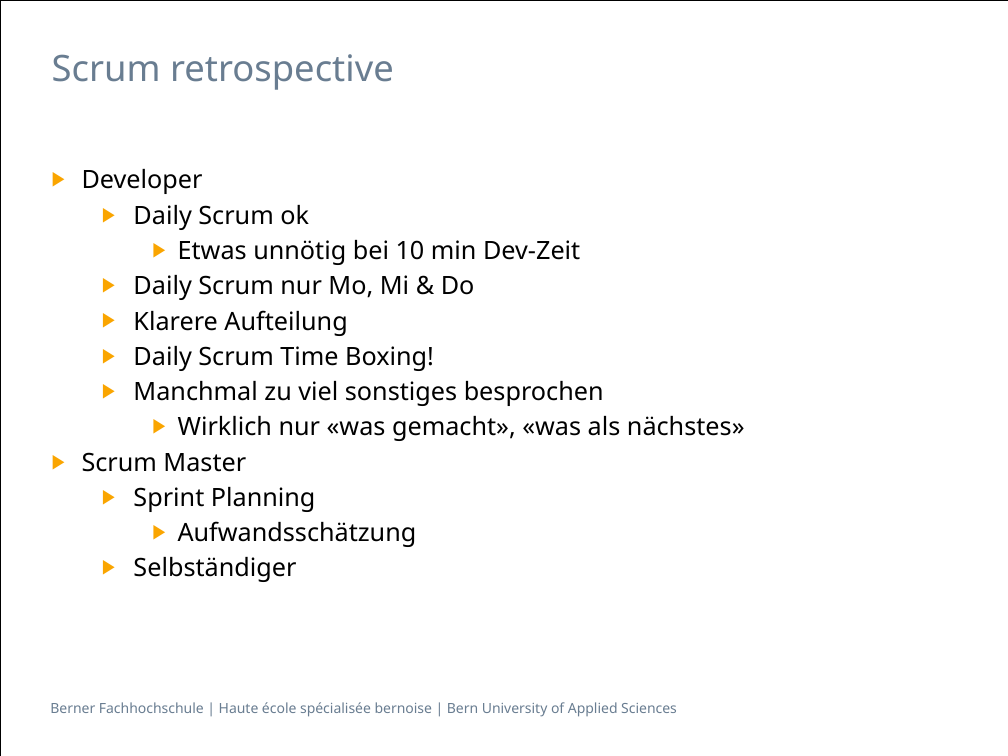
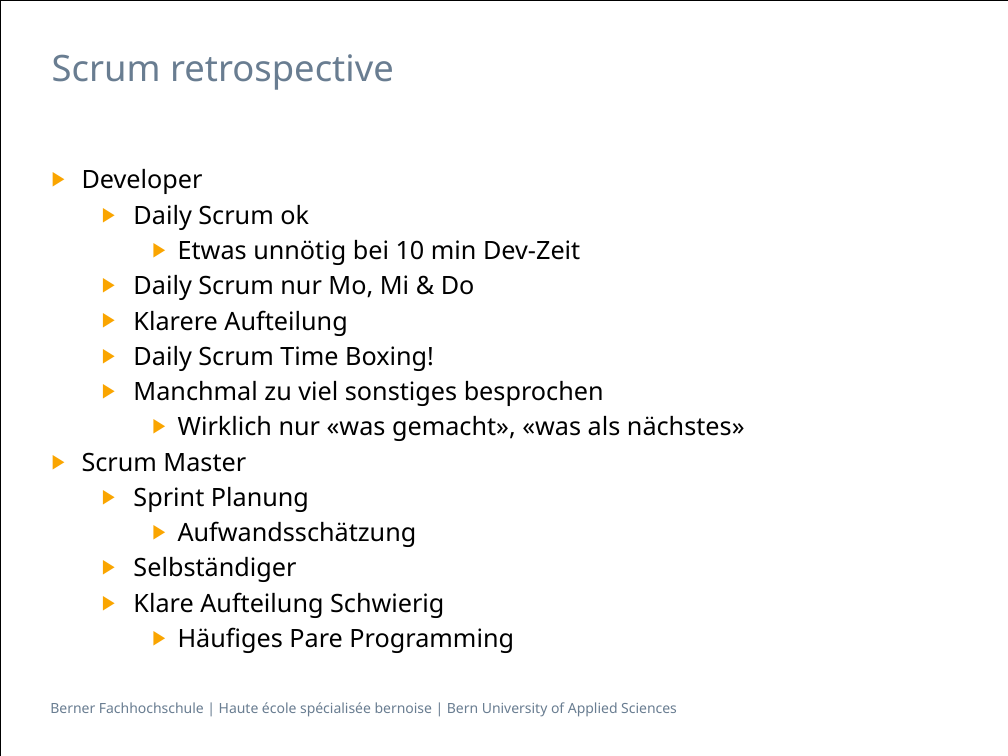
Before and after one commit to isels1/ch.bfh.btx8081.w2015.blue, a slide deck: slide 15 of doc/task14/Task14.pptx. Drawn at 1008x756 pixels with LibreOffice and Linux fonts; fonts in the diff are those of the drawing. Boxes give left, top, right and bottom in pixels: in the first picture for what was removed or moved away, otherwise in the second. Text is boxed around its words. In the diff, an @@ line names an element or a change of style, - is before the commit and + after.

```diff
--- a/doc/task14/Task14.pptx
+++ b/doc/task14/Task14.pptx
@@ text at bbox=[133, 487, 309, 512]: text changed @@
-  ▶ Sprint Planning
+  ▶ Sprint Planung
@@ text at bbox=[133, 592, 514, 653]: paragraphs added @@
+  ▶ Klare Aufteilung Schwierig
+    ▶ Häufiges Pare Programming
```
Also in this commit, not shown: 2 other slides changed.
